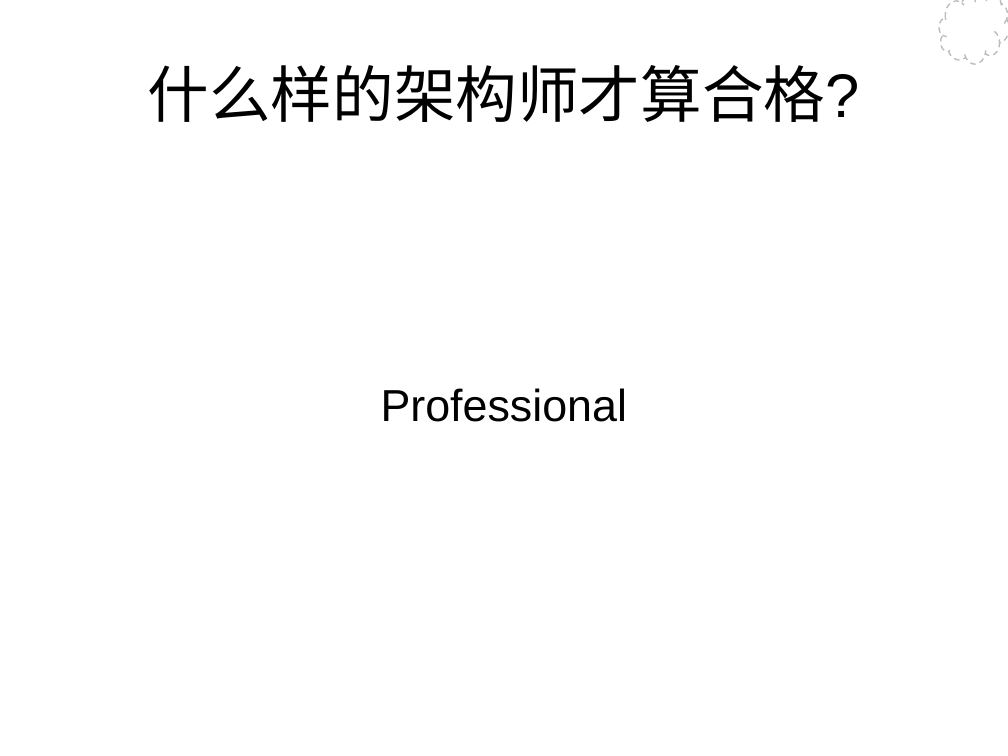
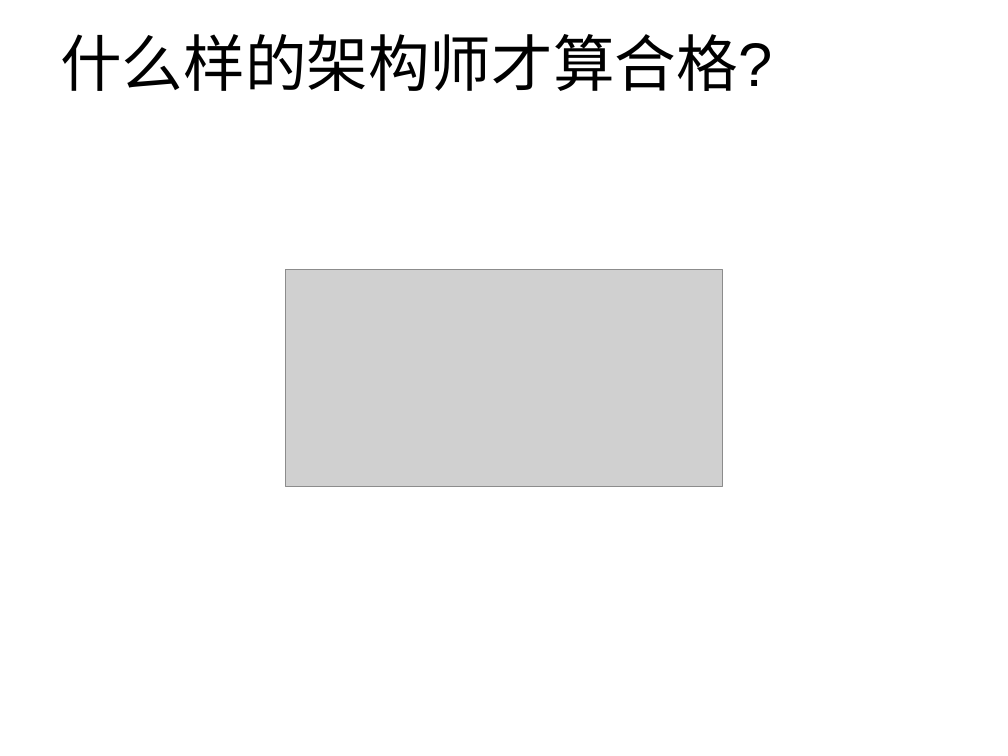
Before and after one commit to Wang-Ray/notes, a slide deck: slide 30 of Architect.ppt. Drawn at 1008x756 pixels with LibreOffice and Linux fonts; fonts in the diff are those of the drawing; grey boxes stand for pictures; background and template pictures are left out. Boxes give left, top, right and bottom in pixels: in the first picture for what was removed or moved away, otherwise in the second. Text is boxed around its words. In the diff, an @@ line names an element or a change of style, - is before the commit and + after.

```diff
--- a/Architect.ppt
+++ b/Architect.ppt
@@ title "什么样的架构师才算合格?": place and size @@
-title "什么样的架构师才算合格?" at (148,65,860,122)
+title "什么样的架构师才算合格?" at (60,34,772,91)
@@ title "什么样的架构师才算合格?" at (60,34,772,91): alignment centre to left @@
@@ freeform shape removed at (939,0,1008,65) @@
@@ picture added at (285,269,722,487) @@
@@ text removed at (381,388,627,422) @@
-Professional
```
Also in this commit, not shown: 28 other slides changed, 1 slide added, 1 slide removed, 2 other files.
